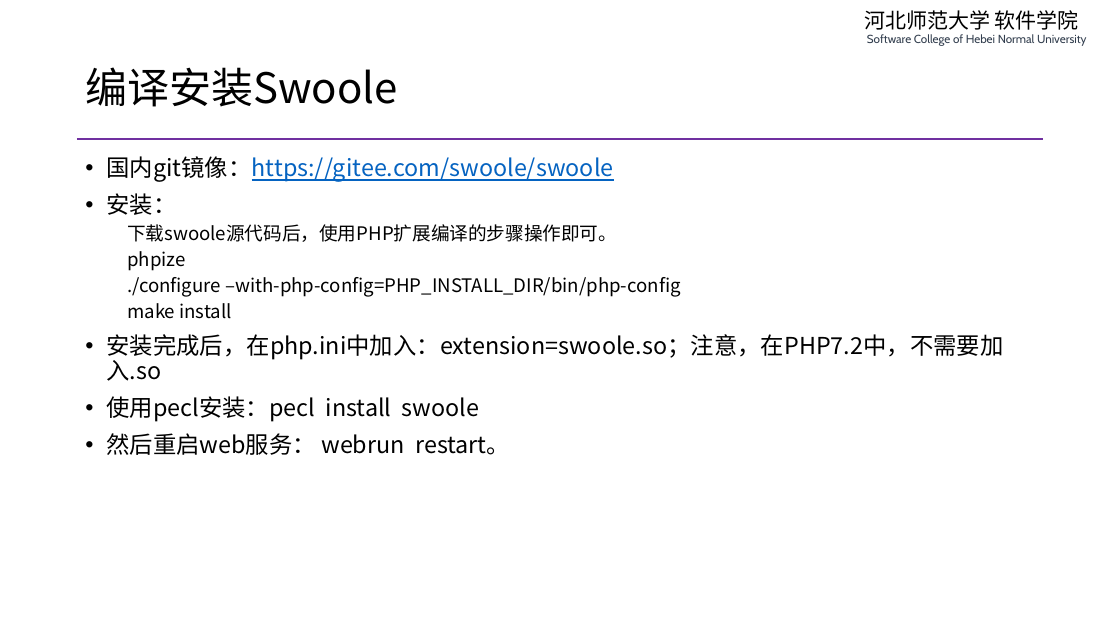
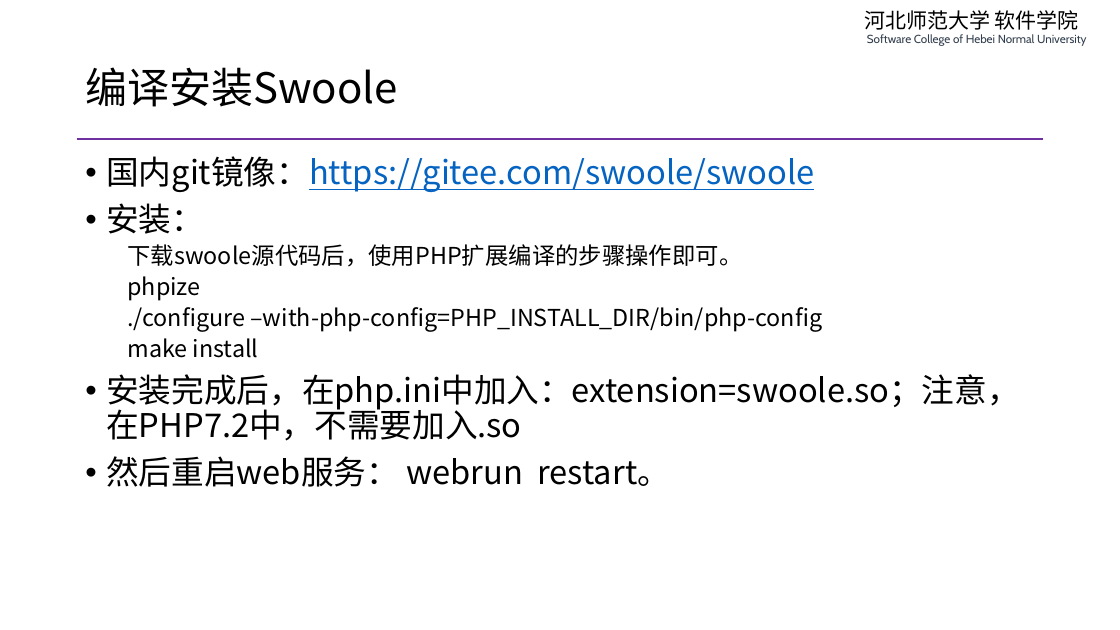
Before and after one commit to edu2act/course-php-serverside-development-on-linux, a slide deck: slide 9 of materials/slides/ch08-async-io-and-swoole.pptx. Drawn at 1120x630 pixels with LibreOffice and Linux fonts; fonts in the diff are those of the drawing. Boxes give left, top, right and bottom in pixels: in the first picture for what was removed or moved away, otherwise in the second. Text is boxed around its words. In the diff, an @@ line names an element or a change of style, - is before the commit and + after.

```diff
--- a/materials/slides/ch08-async-io-and-swoole.pptx
+++ b/materials/slides/ch08-async-io-and-swoole.pptx
@@ text "国内git镜像：https://gitee.com/swoole/swoole" at <box>106,156,1019,487</box>: size 20 to 28 pt in "国内git镜像：https://gitee.com/swoole/swoole", "安装：", "安装完成后，在php.ini中加入：extension=swoole.so；注意，在PHP7.2中，不需要加入.so", "然后重启web服务： webrun restart。"; size 16 to 20 pt in "下载swoole源代码后，使用PHP扩展编译的步骤操作即可。", "phpize", "./configure –with-php-config=PHP_INSTALL_DIR/bin/php-config", "make install" @@
@@ text at <box>106,396,479,422</box>: paragraph removed @@
-• 使用pecl安装：pecl install swoole
```
Also in this commit, not shown: 11 other slides changed, 1 other file.
